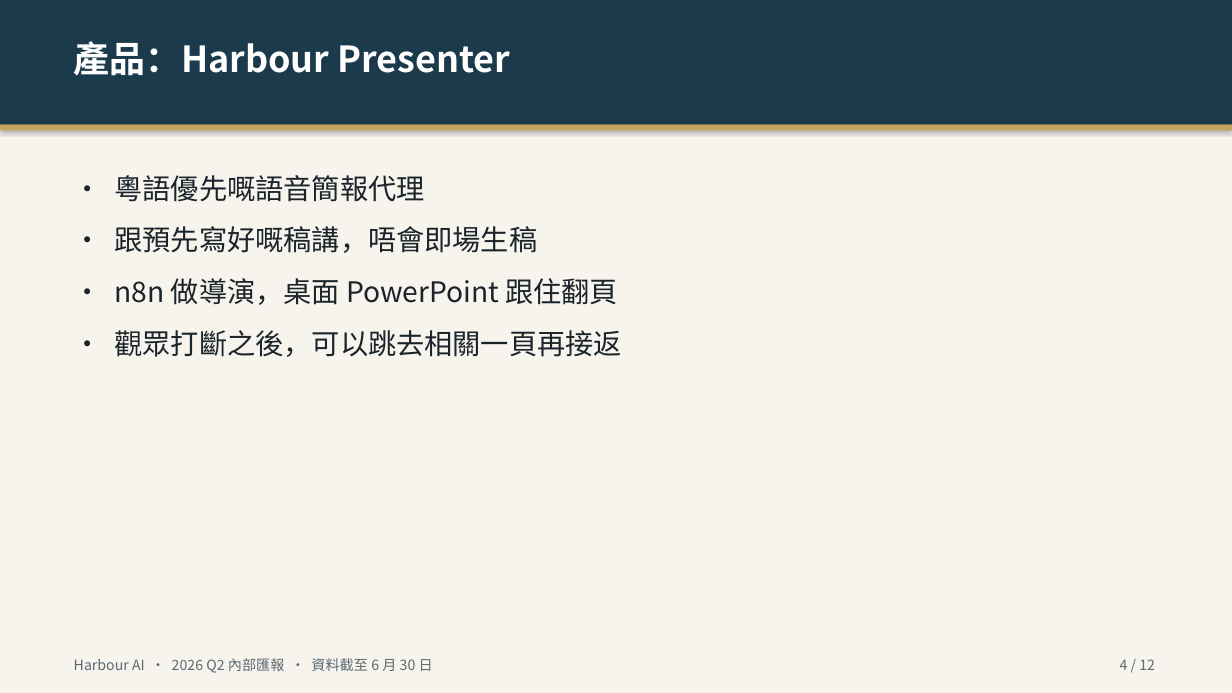
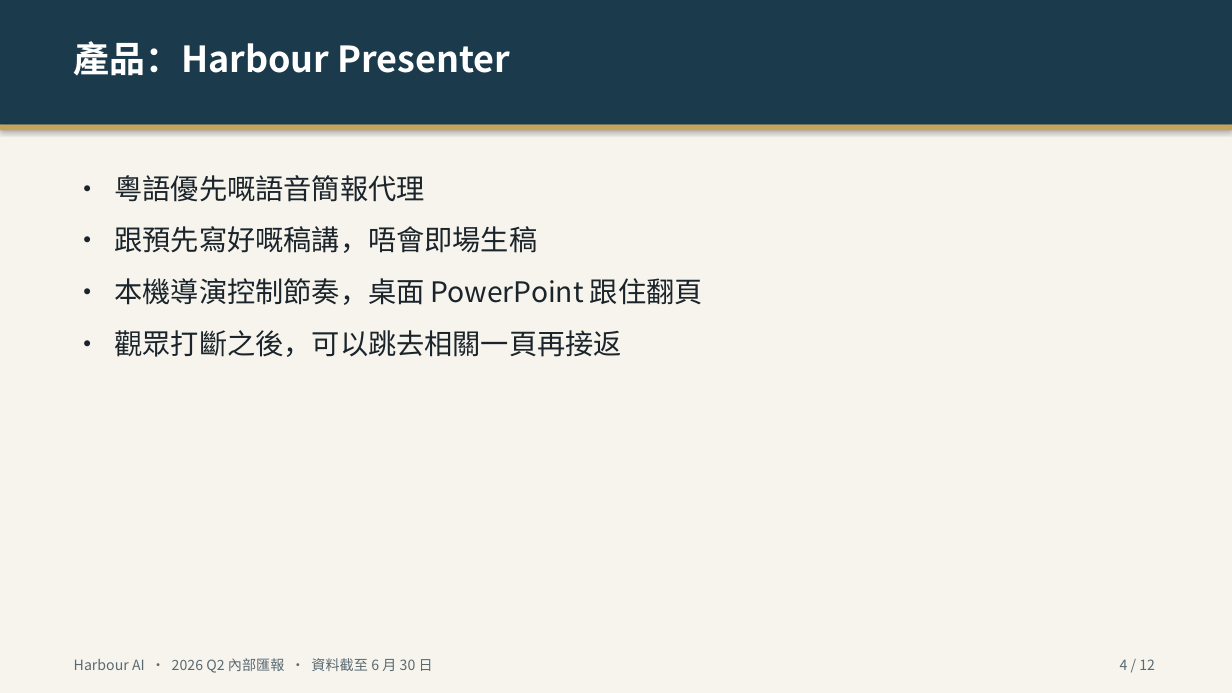
Before and after one commit to davidlochiwai/AI-Agent-Presenter, a slide deck: slide 4 of data/sample_talk.pptx. Drawn at 1232x693 pixels with LibreOffice and Linux fonts; fonts in the diff are those of the drawing. Boxes give left, top, right and bottom in pixels: in the first picture for what was removed or moved away, otherwise in the second. Text is boxed around its words. In the diff, an @@ line names an element or a change of style, - is before the commit and + after.

```diff
--- a/data/sample_talk.pptx
+++ b/data/sample_talk.pptx
@@ text at box(115, 278, 703, 305): text changed @@
-• n8n 做導演，桌面 PowerPoint 跟住翻頁
+• 本機導演控制節奏，桌面 PowerPoint 跟住翻頁
```
Also in this commit, not shown: 43 other files.
